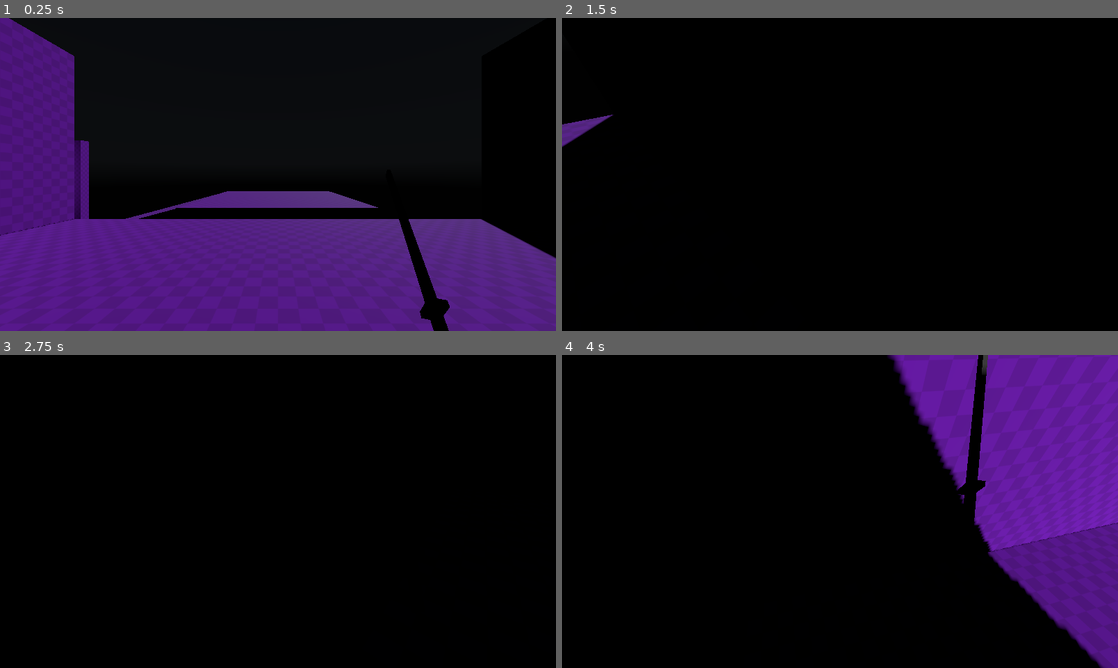
Above: before the commit, frames 1-4 (two rows, left to right).
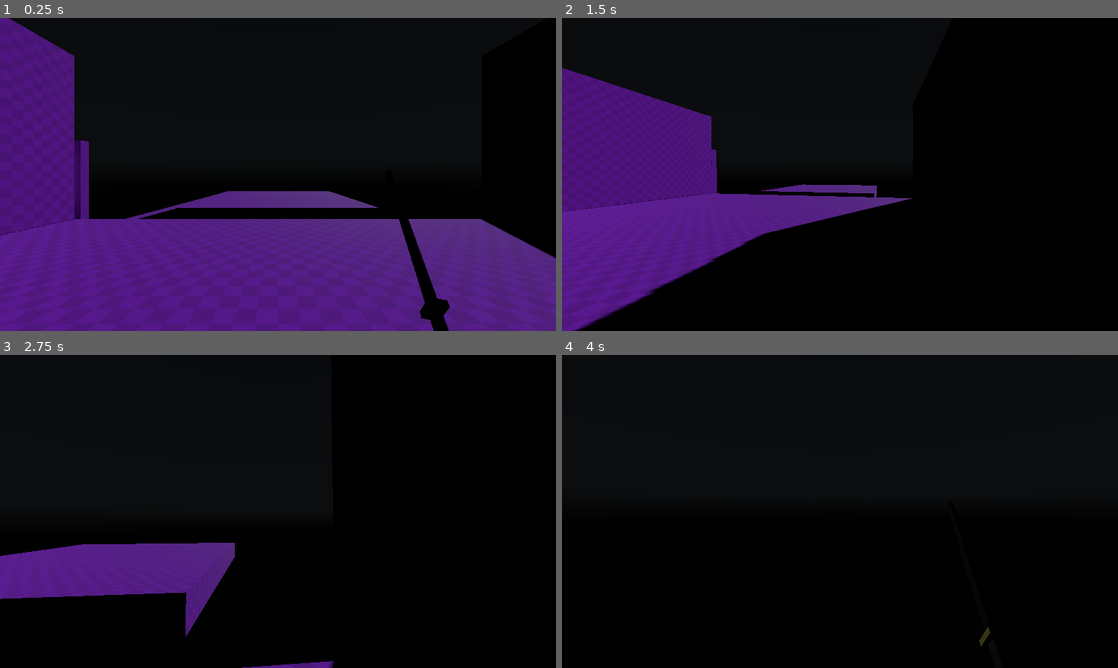
Above: after the commit, the same moments.

Repository: NeeravaNraj/ProjectX
Game: Godot game, scene res://components/levels/test_level.tscn
The game is run twice, just before and just after one commit, with the same random seed, the same clock (stepped at 60 frames per second) and the same inputs. A sky picture missing from this copy of the repository is replaced by a grey-blue gradient.
Inputs (mouse positions are in pixels of both pictures, inside the frame that each line leads up to):
- Up to frame 1 (0.25 s): no input
- Up to frame 2 (1.5 s): tap Enter at 0.5 s; move the mouse to (962, 158) at 0.52 s; press the mouse at (962, 158) at 0.53 s; hold D (move_right) 0.53-1.28 s; tap Space (jump) at 0.77 s; move the mouse to (812, 174) at 1.27 s; release the mouse at (812, 174) at 1.28 s; hold W (move_up) from 1.28 s (still down); click (812, 174) at 1.35 s
- Up to frame 3 (2.75 s): keep holding W (move_up); tap Space (jump) at 1.52 s; move the mouse to (289, 505) at 2.02 s; press the mouse at (289, 505) at 2.03 s
- Up to frame 4 (4 s): keep holding W (move_up); move the mouse to (834, 517) at 2.77 s; release the mouse at (834, 517) at 2.78 s; click (834, 517) at 2.85 s; tap Space (jump) at 3.02, 3.77 s; move the mouse to (878, 514) at 3.52 s; press the mouse at (878, 514) at 3.53 s

The runs differ from the first frame. In frame 2, 21% of the frame differs, in the area x 0-64%, y 16-100%; in frame 3, 6.9%; in frame 4, 24%, in the area x 58-100%, y 0-100%.

Commit message:
Fix mouse movement.

Diff:
--- a/components/character/player.gd
+++ b/components/character/player.gd
@@ -1,7 +1,7 @@
 extends CharacterBody3D
 
 @export_group("Camera")
-@export_range(0.0, 1.0) var mouse_sens := 0.75
+@export_range(0.0, 1.0) var mouse_sens := 0.0025
 
 @export_group("Movement")
 @export var jump_power := 10.0
@@ -20,6 +20,11 @@
 	if event.is_action_pressed("ui_cancel"):
 		Input.mouse_mode = Input.MOUSE_MODE_VISIBLE
 
+	if event is InputEventMouseMotion:
+		_camera_pivot.rotation.x += -event.relative.y * mouse_sens
+		_camera_pivot.rotation.x = clamp(_camera_pivot.rotation.x, deg_to_rad(-80), deg_to_rad(90))
+		rotation.y -= event.relative.x * mouse_sens
+
 func _unhandled_input(event: InputEvent) -> void:
 	var is_camera_motion := (
 		event is InputEventMouseMotion and
@@ -29,13 +34,8 @@
 	if is_camera_motion:
 		_camera_input_direction = event.screen_relative * mouse_sens
 
+
 func _physics_process(delta: float) -> void:
-	_camera_pivot.rotation.x += -_camera_input_direction.y * delta
-	_camera_pivot.rotation.x = clamp(_camera_pivot.rotation.x, deg_to_rad(-80), deg_to_rad(90))
-	rotation.y -= _camera_input_direction.x * delta
-
-	_camera_input_direction = Vector2.ZERO
-
 	var is_starting_jump := Input.is_action_just_pressed("jump") and is_on_floor()
 	if is_starting_jump:
 		_velocity.add_impulse(Vector3.UP, jump_power)
